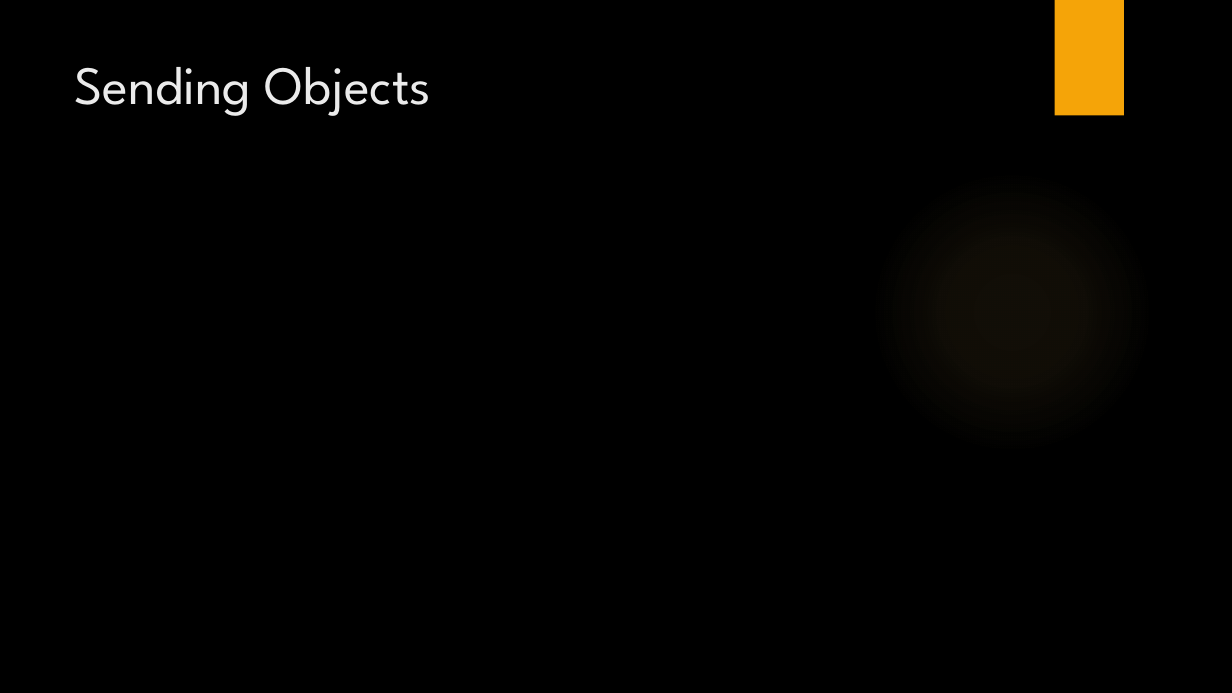
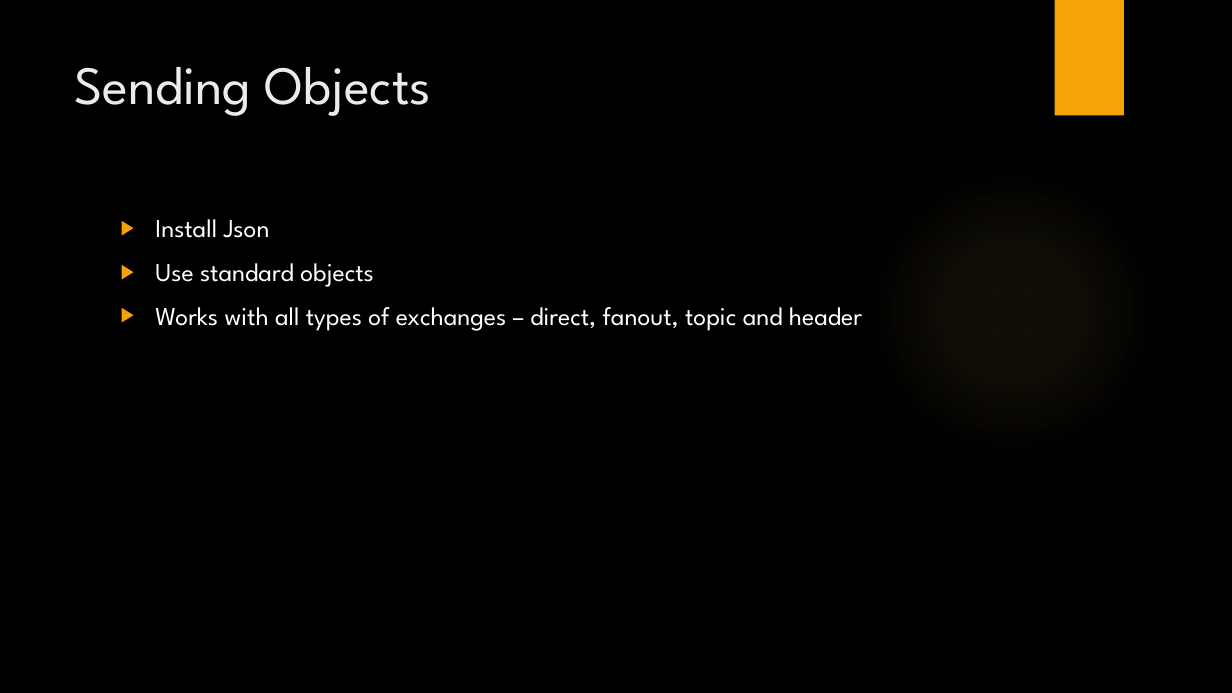
Before and after one commit to aeroradish/RabbitMQ.Example, a slide deck: slide 13 of RabbitMQ_Presentation.pptx. Drawn at 1232x693 pixels with LibreOffice and Linux fonts; fonts in the diff are those of the drawing; background and template pictures are left out. Boxes give left, top, right and bottom in pixels: in the first picture for what was removed or moved away, otherwise in the second. Text is boxed around its words. In the diff, an @@ line names an element or a change of style, - is before the commit and + after.

```diff
--- a/RabbitMQ_Presentation.pptx
+++ b/RabbitMQ_Presentation.pptx
@@ text added at (155,219,862,331), 20 pt, text #FFFFFF @@
+▶ Install Json
+▶ Use standard objects
+▶ Works with all types of exchanges – direct, fanout, topic and header
```
Also in this commit, not shown: 1 other slide changed, 3 slides added, 1 slide removed, 7 other files.
